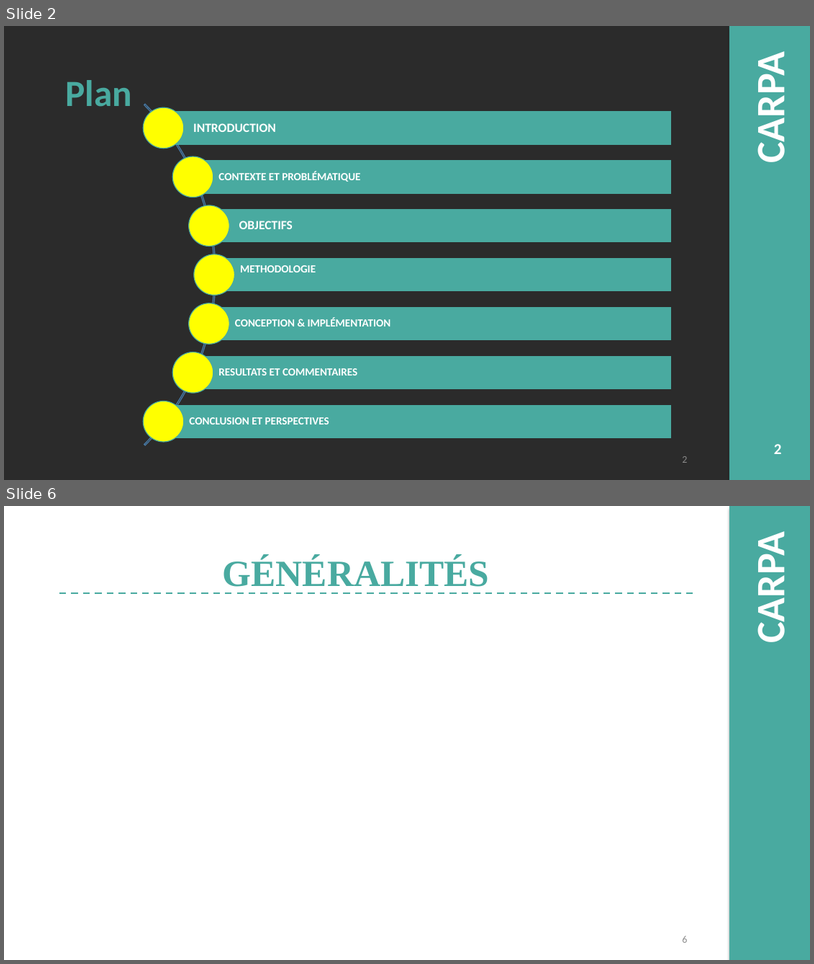
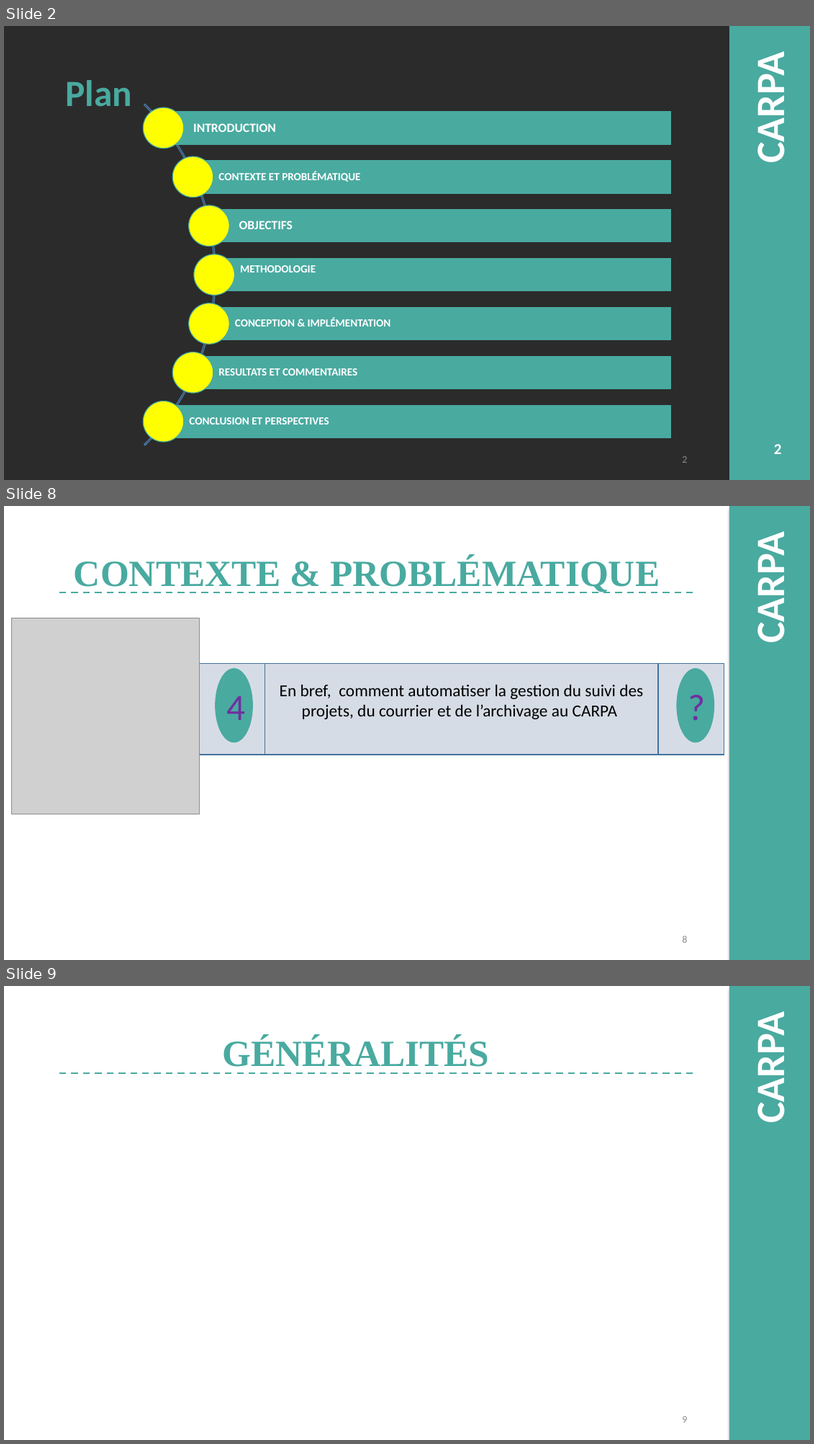
Before and after one commit to django123/memoire-M2, a slide deck: presentation.pptm. Shown one above the other, each under a label of ours: slides 2 and 6 before the commit, slides 2, 8 and 9 after it; the slides between them are not shown. The pictures are 814x964 and 814x1444 pixels, drawn with LibreOffice and Linux fonts; fonts in the diff are those of the drawing; grey boxes stand for pictures; background and template pictures are left out; a plain dark background stands for a picture behind light text. Boxes give left, top, right and bottom in pixels: in the first picture for what was removed or moved away, otherwise in the second. Text is boxed around its words. In the diff, an @@ line names an element or a change of style, - is before the commit and + after.

```diff
--- a/presentation.pptm
+++ b/presentation.pptm
@@ slide 8 added at [4,506,810,960], background picture (left out); not listed: 2 template elements that a slide beside it also shows @@
@@ title added at [74,556,660,593], 44 pt, text #49AAA0, bold @@
+CONTEXTE & PROBLÉMATIQUE
@@ line added from (59, 592) to (694, 592), #49AAA0 2 pt dashed @@
@@ picture added at [12,618,199,814] @@
@@ flow chart predefined process added at [199,663,724,754], fill #D6DCE5, outline #43739E 1 pt, 20 pt, text #000000 @@
+En bref, comment automatiser la gestion du suivi des projets, du courrier et de l’archivage au CARPA
@@ ellipse added at [215,668,253,743], fill #49AAA0, 44 pt, text #7030A0 @@
+4
@@ ellipse added at [676,668,715,743], fill #49AAA0, 44 pt, text #7030A0 @@
+?
@@ page number added at [682,935,687,942], 12 pt, text #8C8C8C @@
+8
@@ what was slide 6 is now slide 9 @@
@@ page number at [682,1416,687,1422]: text changed @@
-6
+9
```
Also in this commit, not shown: 1 slide changed, 5 other slides added, 3 slides removed, 1 other file.
